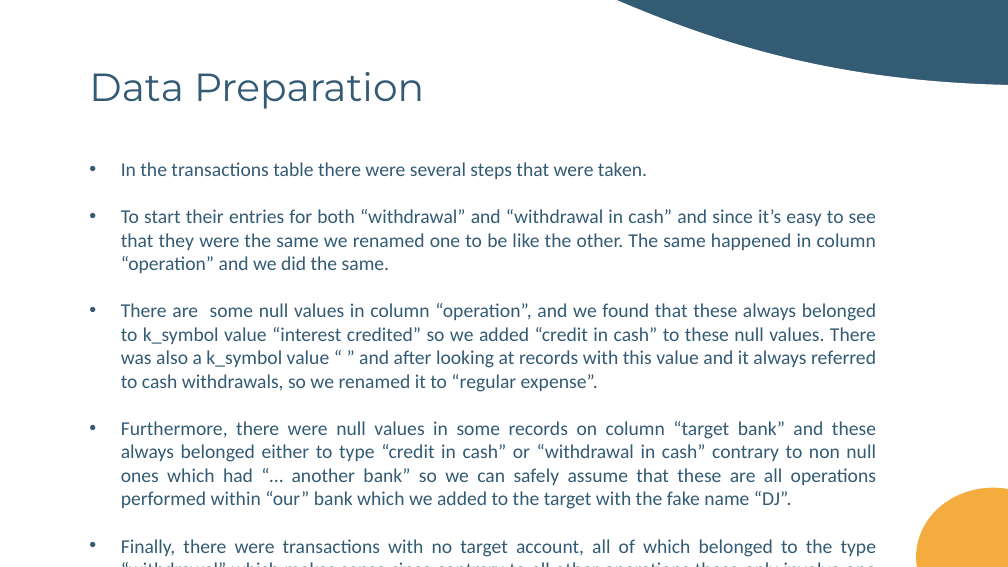
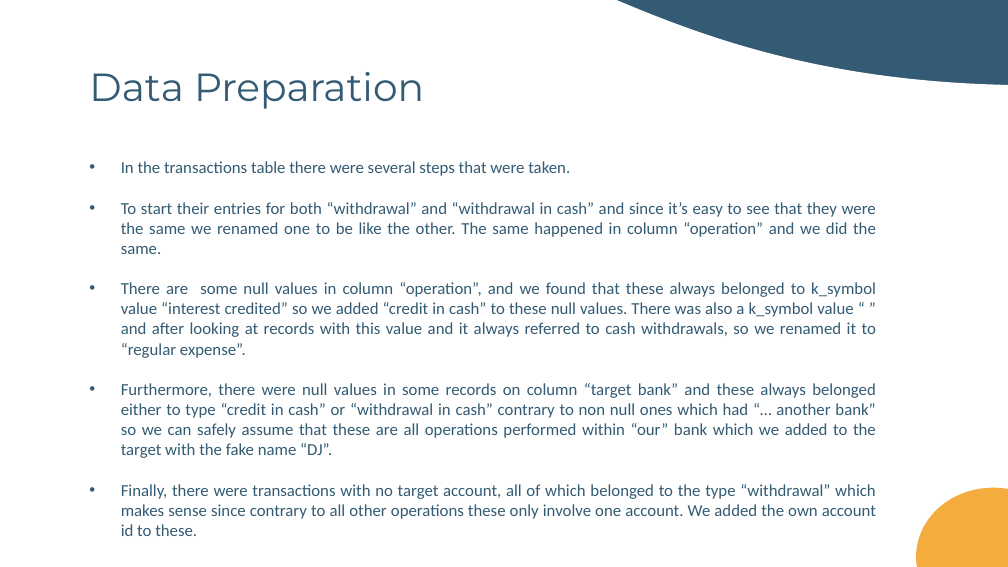
Before and after one commit to DanielaTomas/FCUP-DM1, a slide deck: slide 6 of docs/DM1.pptx. Drawn at 1008x567 pixels with LibreOffice and Linux fonts; fonts in the diff are those of the drawing. Boxes give left, top, right and bottom in pixels: in the first picture for what was removed or moved away, otherwise in the second. Text is boxed around its words. In the diff, an @@ line names an element or a change of style, - is before the commit and + after.

```diff
--- a/docs/DM1.pptx
+++ b/docs/DM1.pptx
@@ text "In the transactions table there ..." at (x1=121, y1=161, x2=876, y2=536): size 14 to 12 pt @@
```
Also in this commit, not shown: 3 other slides changed, 1 slide removed.
